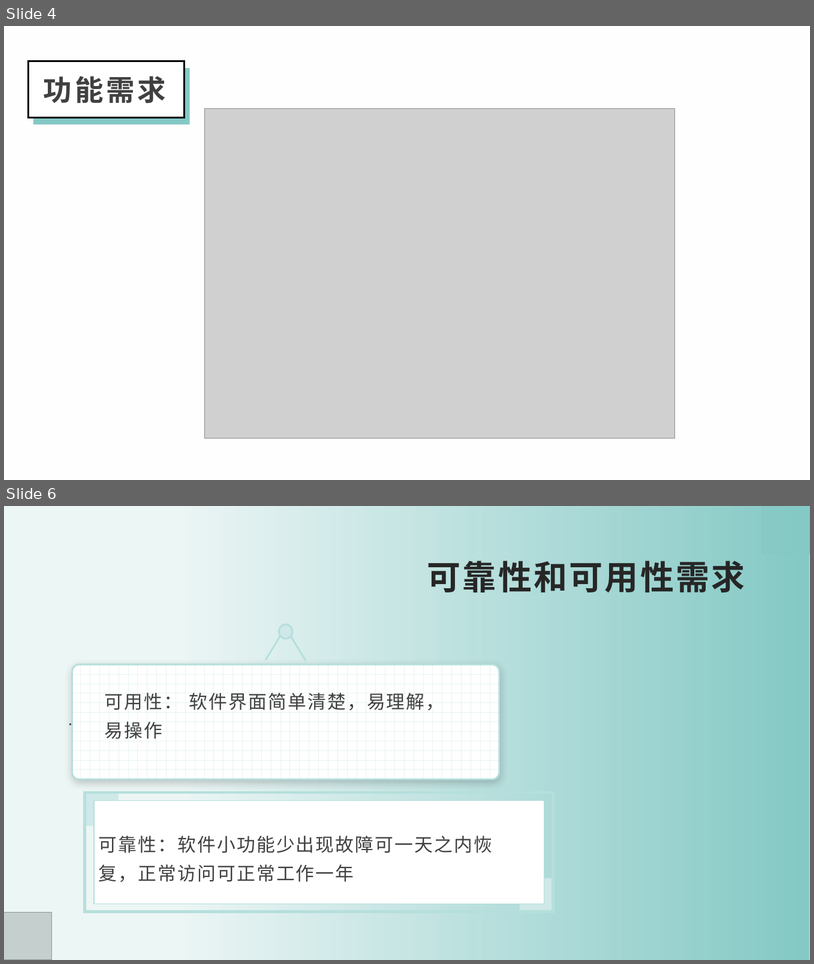
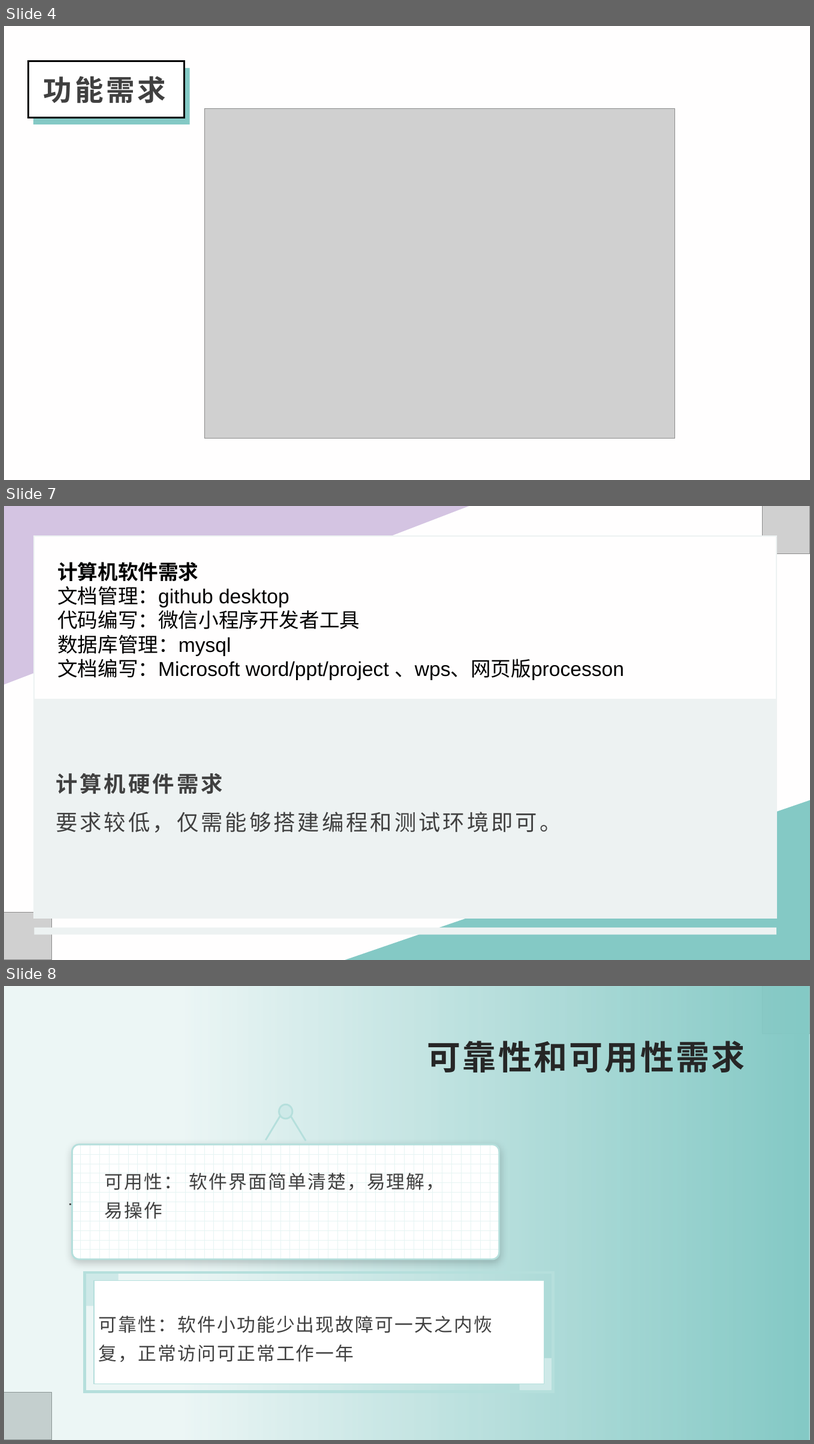
Before and after one commit to xlisses/ruang, a slide deck: Requirement_Statements/需求分析.pptx. Shown one above the other, each under a label of ours: slides 4 and 6 before the commit, slides 4, 7 and 8 after it; the slides between them are not shown. The pictures are 814x964 and 814x1444 pixels, drawn with LibreOffice and Linux fonts; fonts in the diff are those of the drawing; grey boxes stand for pictures. Boxes give left, top, right and bottom in pixels: in the first picture for what was removed or moved away, otherwise in the second. Text is boxed around its words. In the diff, an @@ line names an element or a change of style, - is before the commit and + after.

```diff
--- a/Requirement_Statements/需求分析.pptx
+++ b/Requirement_Statements/需求分析.pptx
@@ slide 7 added at (4,506,810,960), background #FFFEFE @@
@@ freeform shape added at (4,506,469,684), fill #AE91CA at 53% opacity @@
@@ picture added at (763,506,810,554) @@
@@ rectangle added at (34,536,777,700), fill #FFFEFE, outline #EDF2F2 1.5 pt @@
@@ text added at (57,562,624,680), 24 pt, text #000000 @@
+计算机软件需求
+文档管理：github desktop
+代码编写：微信小程序开发者工具
+数据库管理：mysql
+文档编写：Microsoft word/ppt/project 、wps、网页版processon
@@ rectangle added at (34,700,777,918), fill #EDF2F2, outline #EDF2F2 1.5 pt @@
@@ text added at (56,773,561,832), 26 pt, text #404040 @@
+计算机硬件需求
+要求较低，仅需能够搭建编程和测试环境即可。
@@ freeform shape added at (345,800,810,960), fill #84C9C5 @@
@@ picture added at (4,912,52,960) @@
@@ rectangle added at (34,927,777,934), fill #EDF2F2 @@
@@ what was slide 6 is now slide 8 @@
```
Also in this commit, not shown: 2 slides changed, 10 other slides added.
